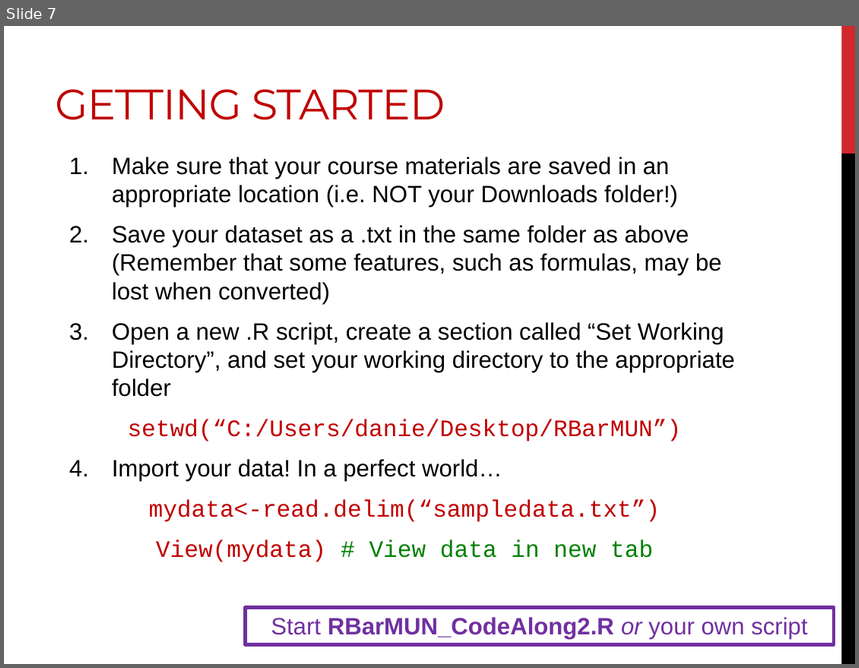
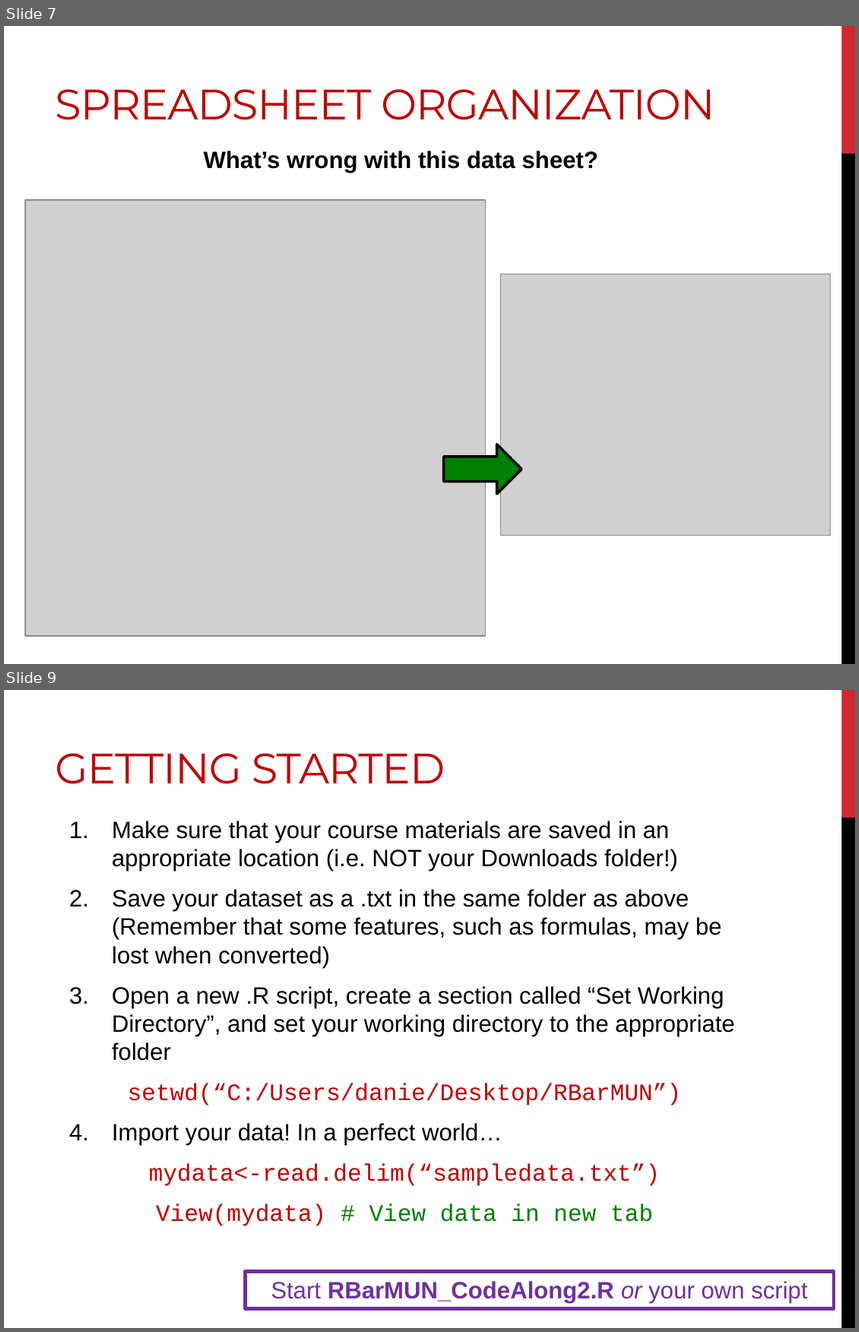
Before and after one commit to DanielleQuinn/RBarMUN, a slide deck: IntroWorkshop/RBar_IntroII.pptx. Shown one above the other, each under a label of ours: slide 7 before the commit, slides 7 and 9 after it; the slides between them are not shown. The pictures are 859x668 and 859x1332 pixels, drawn with LibreOffice and Linux fonts; fonts in the diff are those of the drawing; grey boxes stand for pictures. Boxes give left, top, right and bottom in pixels: in the first picture for what was removed or moved away, otherwise in the second. Text is boxed around its words. In the diff, an @@ line names an element or a change of style, - is before the commit and + after.

```diff
--- a/IntroWorkshop/RBar_IntroII.pptx
+++ b/IntroWorkshop/RBar_IntroII.pptx
@@ slide 7 added at <box>4,26,855,664</box>, background #FFFFFF; not listed: 2 template elements that a slide beside it also shows @@
@@ title added at <box>55,89,715,120</box>, 36 pt, text #C00000 @@
+SPREADSHEET ORGANIZATION
@@ text added at <box>204,151,598,173</box>, 20 pt, text #000000, bold @@
+What’s wrong with this data sheet?
@@ picture added at <box>25,199,486,636</box> @@
@@ picture added at <box>500,275,831,536</box> @@
@@ right arrow added at <box>444,445,522,494</box>, fill #008000, outline #000000 2.25 pt @@
@@ what was slide 7 is now slide 9 @@
```
Also in this commit, not shown: 2 slides changed, 5 other slides added, 4 slides removed.
